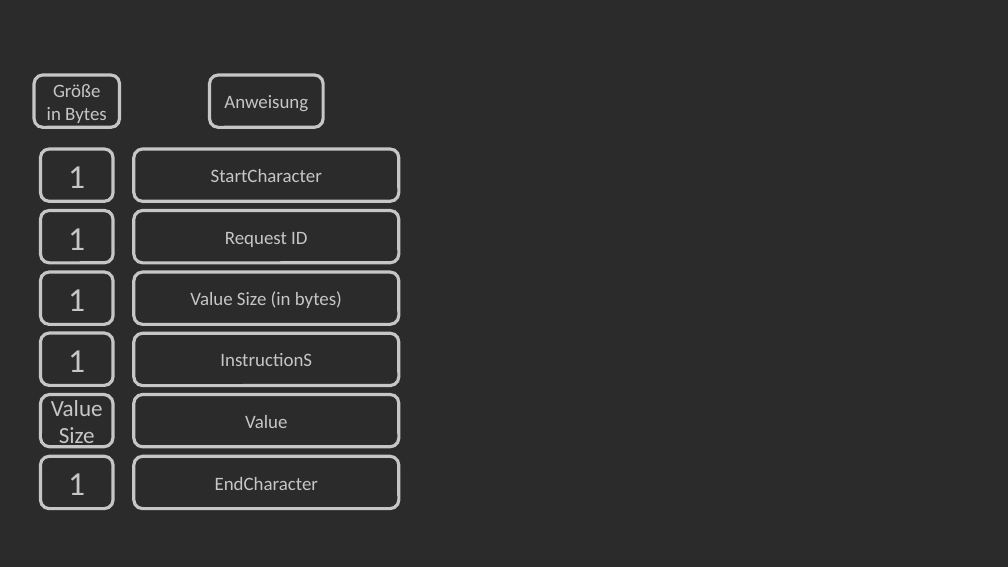
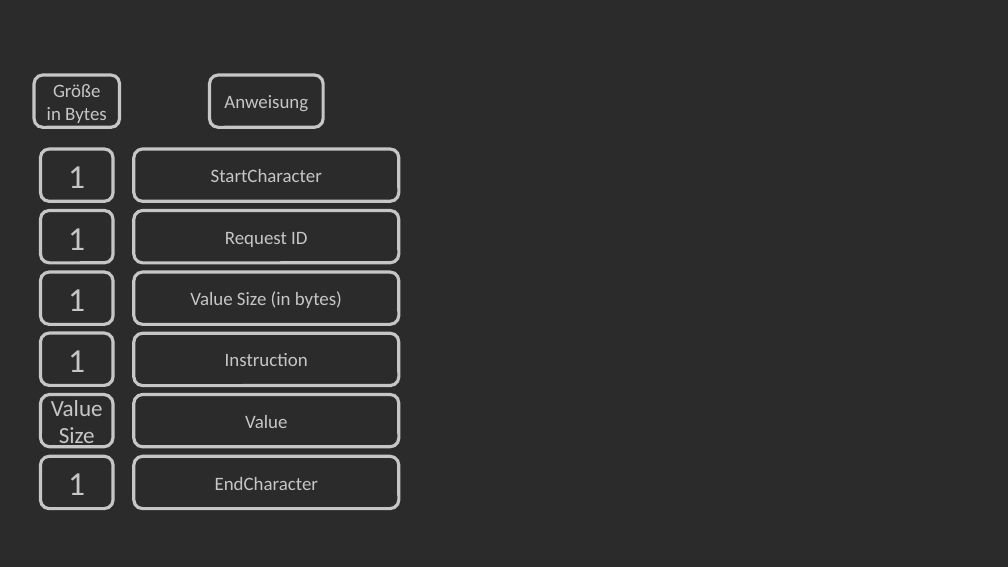
Before and after one commit to Bergschaf/Pyduino, a slide deck: slide 9 of Präsentation/Pyduino_Präsentation.pptx. Drawn at 1008x567 pixels with LibreOffice and Linux fonts; fonts in the diff are those of the drawing. Boxes give left, top, right and bottom in pixels: in the first picture for what was removed or moved away, otherwise in the second. Text is boxed around its words. In the diff, an @@ line names an element or a change of style, - is before the commit and + after.

```diff
--- a/Präsentation/Pyduino_Präsentation.pptx
+++ b/Präsentation/Pyduino_Präsentation.pptx
@@ text in rounded rectangle at bbox=[225, 353, 308, 366]: text changed @@
-InstructionS
+Instruction
```
Also in this commit, not shown: 4 other slides changed.
